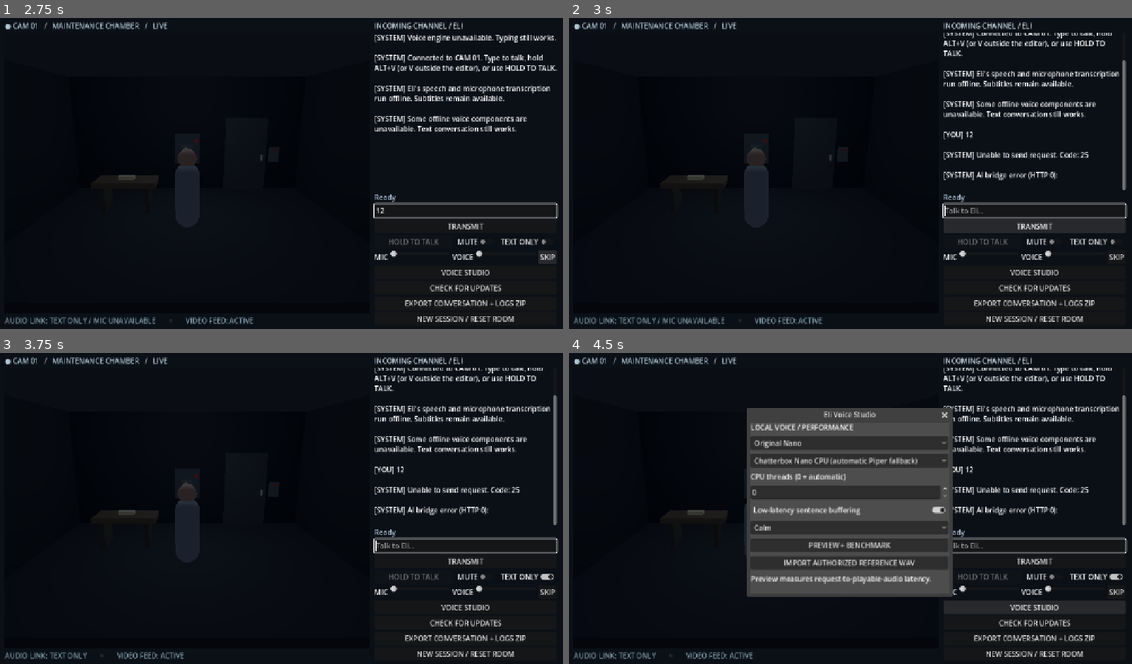
Above: before the commit, frames 1-4 (two rows, left to right).
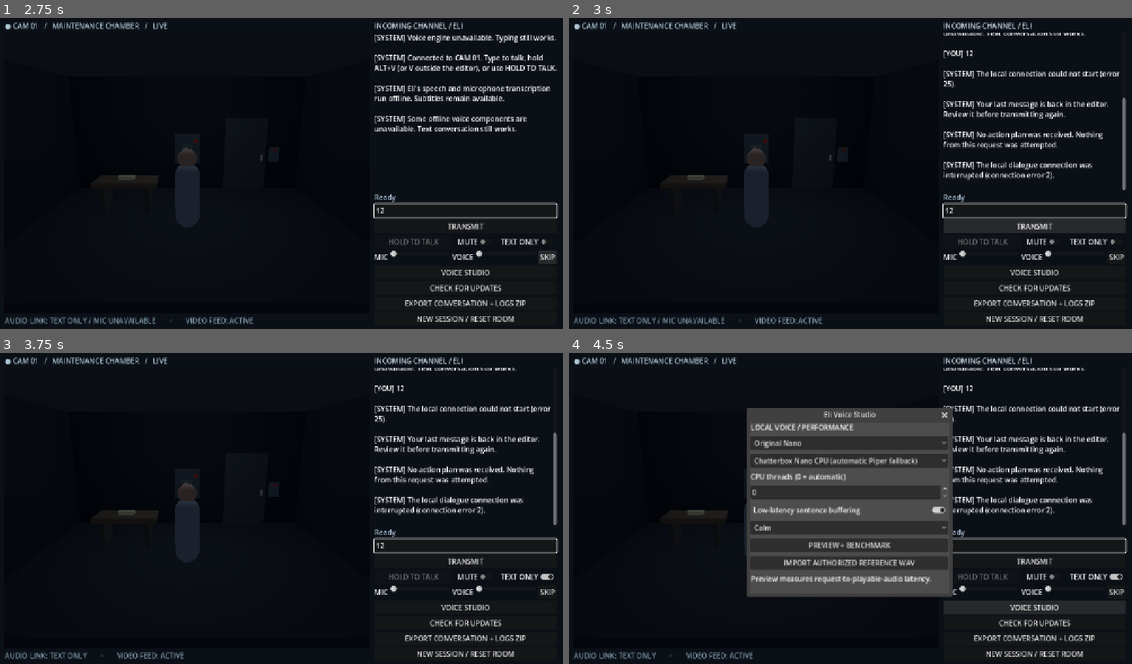
Above: after the commit, the same moments.

Repository: maloysius-wq/the-last-connection
Game: Godot game, scene res://scenes/Main.tscn
The game is run twice, just before and just after one commit, with the same random seed, the same clock (stepped at 60 frames per second) and the same inputs.
Inputs (mouse positions are in pixels of both pictures, inside the frame that each line leads up to):
- Up to frame 1 (2.75 s): click (467, 210) at 0.52 s; type "12" at 0.6 s; click "SKIP" at 1.25 s; click "SKIP" at 2 s
- Up to frame 2 (3 s): click "TRANSMIT" at 2.75 s
- Up to frame 3 (3.75 s): click "TEXT ONLY" at 3.5 s
- Up to frame 4 (4.5 s): click "VOICE STUDIO" at 4.25 s

Frame 1 is identical in both runs. In frame 2, 3.6% of the frame differs, in the area x 66-99%, y 4-64%; in frame 3, 3.6%; in frame 4, 3.4%.

Commit message:
Recover terminal dialogue failures without replaying physical actions

Diff:
--- a/godot/scripts/main.gd
+++ b/godot/scripts/main.gd
@@ -69,6 +69,8 @@
 var available_update_tag := ""
 var session_id: String
 var request_stage := "idle"
+# Retained only until a decision is received or the request is recovered.
+var pending_player_text := ""
 var action_context := {"action": "", "target": ""}
 var queued_actions: Array[Dictionary] = []
 var queue_index := 0
@@ -323,6 +325,7 @@
     if trimmed.length() > 600:
         _message("SYSTEM", "Message is too long (maximum 600 characters).")
         return
+    pending_player_text = trimmed
     input.clear()
     _message("YOU", trimmed)
     var body := {"session_id": session_id, "player_text": trimmed, "world": world.snapshot()}
@@ -339,24 +342,58 @@
         PackedStringArray(["Content-Type: application/json"]),
         HTTPClient.METHOD_POST, JSON.stringify(body))
     if code != OK:
-        _message("SYSTEM", "Unable to send request. Code: " + str(code))
-        if not queued_actions.is_empty():
-            _message("SYSTEM", "Sequence cancelled because the action outcome could not be recorded.")
-        _idle()
+        _recover_bridge_failure("The local connection could not start (error " + str(code) + ").")
+
+func _recover_bridge_failure(reason: String) -> void:
+    # A lost response is not proof the bridge never received the message.
+    # Never automatically resend decisions or outcomes. Only the player
+    # can transmit again, and a confirmed physical step is never replayed.
+    _message("SYSTEM", reason)
+    if request_stage == "decide":
+        if not pending_player_text.is_empty():
+            if input.text.is_empty():
+                input.text = pending_player_text
+                _message("SYSTEM", "Your last message is back in the editor. Review it before transmitting again.")
+            else:
+                _message("SYSTEM", "Your current draft is unchanged. The previous message remains in the conversation above.")
+        _message("SYSTEM", "No action plan was received. Nothing from this request was attempted.")
+    elif request_stage == "outcome":
+        _message("SYSTEM", "The action already reported in OBSERVATION was not undone. Its dialogue receipt could not be confirmed. Any remaining steps were cancelled; check the current room state before giving another instruction.")
+    _idle()
+
+func _bridge_failure_reason(result: int, response_code: int, body: PackedByteArray) -> String:
+    if result == HTTPRequest.RESULT_TIMEOUT:
+        return "The local dialogue connection timed out."
+    if result != HTTPRequest.RESULT_SUCCESS:
+        return "The local dialogue connection was interrupted (connection error " + str(result) + ")."
+    var reply = JSON.parse_string(body.get_string_from_utf8())
+    if typeof(reply) == TYPE_DICTIONARY:
+        var category := str(reply.get("category", ""))
+        var hint := str(reply.get("hint", "")).strip_edges().left(220)
+        var detail := str(reply.get("error", "")).strip_edges().left(220)
+        var explanation := ""
+        match category:
+            "invalid_json":
+                explanation = "Eli's local model returned an invalid response."
+            "timeout":
+                explanation = "The local dialogue model timed out."
+            "transport", "http", "unavailable":
+                explanation = "The local dialogue model is temporarily unavailable."
+            _:
+                explanation = detail if not detail.is_empty() else "The local bridge rejected the request."
+        return explanation + " (HTTP " + str(response_code) + ")." + (" " + hint if not hint.is_empty() else "")
+    return "The local bridge returned HTTP " + str(response_code) + ". Check the game logs if this repeats."
 
 func _on_http_completed(result: int, response_code: int, _headers: PackedStringArray, body: PackedByteArray) -> void:
     if result != HTTPRequest.RESULT_SUCCESS or response_code != 200:
-        var detail := body.get_string_from_utf8()
-        _message("SYSTEM", "AI bridge error (HTTP " + str(response_code) + "): " + detail.left(350))
-        if not queued_actions.is_empty():
-            _message("SYSTEM", "The remaining actions were cancelled because the bridge failed.")
-        _idle()
+        _recover_bridge_failure(_bridge_failure_reason(result, response_code, body))
         return
     var response = JSON.parse_string(body.get_string_from_utf8())
     if typeof(response) != TYPE_DICTIONARY:
-        _message("SYSTEM", "Invalid response from the AI bridge. Sequence cancelled.")
-        _idle()
-        return
+        _recover_bridge_failure("The local bridge returned an unreadable response.")
+        return
+    if request_stage == "decide":
+        pending_player_text = ""
 
     if request_stage == "outcome" and not queued_actions.is_empty():
         # An actual world exit is TERMINAL regardless of any remaining model
@@ -520,6 +557,7 @@
     queue_index = 0
     last_step_succeeded = false
     request_stage = "idle"
+    pending_player_text = ""
     status.text = "Ready"
     send_button.disabled = false
     # Returning to READY must make the editor usable immediately, while an
--- a/godot/tests/smoke_test.gd
+++ b/godot/tests/smoke_test.gd
@@ -49,6 +49,40 @@
         await process_frame
         _expect(entry.has_focus(), "Chat regains focus after request is done")
         _expect(entry.text == "next instruction", "Draft survives between interactions")
+        entry.clear()
+        # Failed decisions recover text for manual review, not automatic replay.
+        var failure_body := JSON.stringify({"error": "Local dialogue model request failed",
+            "category": "invalid_json", "hint": "Try your message again."}).to_utf8_buffer()
+        app.set("pending_player_text", "Can you hear me?")
+        app.set("request_stage", "decide")
+        app.call("_on_http_completed", HTTPRequest.RESULT_SUCCESS, 503, PackedStringArray(), failure_body)
+        _expect(entry.text == "Can you hear me?", "Failed decision restores original message")
+        _expect(app.get("request_stage") == "idle", "Failure returns the terminal to idle")
+        _expect(not bool(app.get("send_button").disabled), "Failure restores the transmit control")
+        _expect("invalid response" in str(app.get("log_view").get_parsed_text()),
+            "Structured error is explained without dumping raw JSON")
+        _expect(str(app.get("pending_player_text")).is_empty(), "Failure clears pending request ownership")
+        entry.text = "A newer draft"
+        app.set("pending_player_text", "Previous message")
+        app.set("request_stage", "decide")
+        app.call("_on_http_completed", HTTPRequest.RESULT_TIMEOUT, 0, PackedStringArray(), PackedByteArray())
+        _expect(entry.text == "A newer draft", "Timeout does not overwrite a newer draft")
+        _expect("timed out" in str(app.get("log_view").get_parsed_text()), "Timeout gets a distinct explanation")
+        entry.clear()
+        app.set("pending_player_text", "Review malformed reply")
+        app.set("request_stage", "decide")
+        app.call("_on_http_completed", HTTPRequest.RESULT_SUCCESS, 200, PackedStringArray(), "[]".to_utf8_buffer())
+        _expect(entry.text == "Review malformed reply", "Unreadable success payload recovers text")
+        entry.clear()
+        var before_failure: Dictionary = world.snapshot()
+        app.get("queued_actions").append({"action": "move_to", "target": "keypad"})
+        app.set("request_stage", "outcome")
+        app.call("_on_http_completed", HTTPRequest.RESULT_SUCCESS, 503, PackedStringArray(), failure_body)
+        _expect(app.get("queued_actions").is_empty(), "Failed outcome cancels remaining physical actions")
+        _expect(entry.text.is_empty(), "Failed outcome does not restore or replay a player command")
+        _expect(world.snapshot() == before_failure, "Failed outcome never changes the authoritative room")
+        _expect("was not undone" in str(app.get("log_view").get_parsed_text()),
+            "Outcome failure distinguishes physical reality from a missing receipt")
         entry.clear()
         # Lost Windows focus must not swallow the FIRST character when the
         # terminal is already showing READY. No focus-exited regrab callback.
Not shown, changed: DEVELOPMENT_HANDOFF.md
